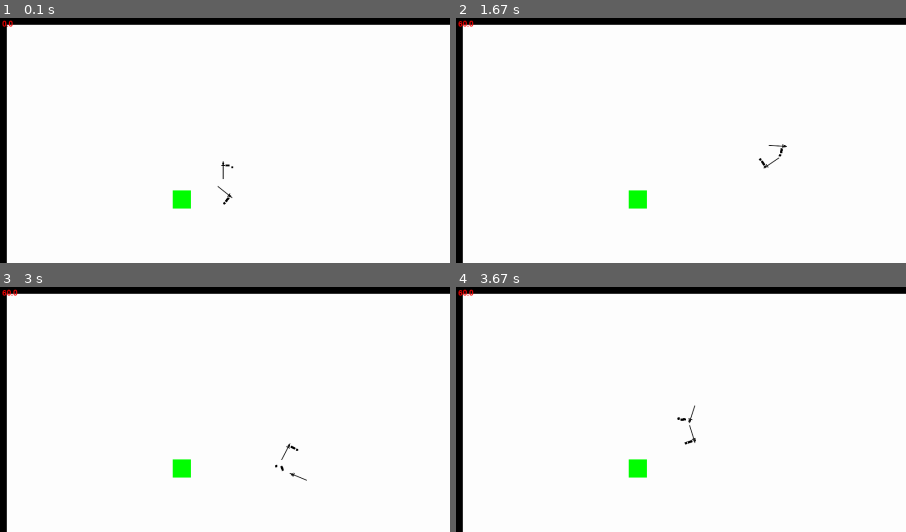
Above: before the commit, frames 1-4 (two rows, left to right).
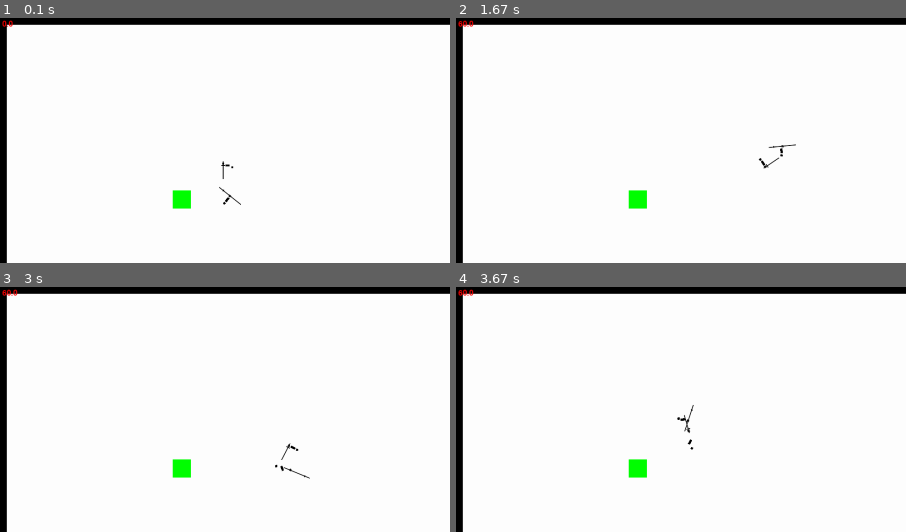
Above: after the commit, the same moments.

Repository: LeBoku/tds
Game: pygame game, started from src/tds.py
The game is run twice, just before and just after one commit, with the same random seed, the same clock (stepped at 60 frames per second) and the same inputs.
Inputs (mouse positions are % of the whole screen's width and height, from its top left):
- Up to frame 1 (0.1 s): no input
- Up to frame 2 (1.67 s): hold D 0.33-0.8 s; move the mouse to (46, 54) at 0.37 s; click (51, 57) at 0.88 s; hold W 1.17-1.47 s; click (26, 51) at 1.25 s; hold D from 1.5 s (still down); click (19, 35) at 1.58 s
- Up to frame 3 (3 s): release D at 1.97 s; hold A 2-2.53 s; click (19, 73) at 2.08 s; hold S 2.57-2.87 s; click (87, 85) at 2.65 s; hold A from 2.9 s (still down); click (62, 59) at 2.98 s
- Up to frame 4 (3.67 s): release A at 3.3 s; hold W from 3.33 s (still down); click (24, 13) at 3.42 s
The pictures show only the part of the screen within x 0-50%, y 0-50%; the shares and areas given below are measured in that part.

The runs differ from the first frame. In frame 1, less than 0.1% of the frame differs, in the area x 48-54%, y 68-77%; in frame 2, less than 0.1%; in frame 3, less than 0.1%; in frame 4, 0.2%, in the area x 50-54%, y 48-67%.

Commit message:
made enemy attack on contact

Diff:
--- a/src/map/characters/enemy/enemyAi.py
+++ b/src/map/characters/enemy/enemyAi.py
@@ -1,7 +1,7 @@
 from map.ai import Ai
 
 from store.perception import PerceptionListener
-from store.enums import PerceptionTypes
+from store.enums import PerceptionTypes, MoveTypes
 
 from map.characters.player.playerController import PlayerController
 
@@ -10,6 +10,7 @@
 	def __init__(self, character, map):
 		super().__init__(character, map)
 		self.thresholdToPlayer = 50
+		self.isAttacking = False
 
 	def setUpPerceptionListeners(self):
 		def isSeeingPlayer(perception):
@@ -21,6 +22,27 @@
 
 		self.perceptionListeners.append(PerceptionListener(isSeeingPlayer, onSeeingPlayer))
 
+		def isCloseToPlayer(perception):
+			distanceToPlayer = self.getDistanceVectorToMapEntity(self.character.map.player).length()
+			return distanceToPlayer <= self.thresholdToPlayer
+
+		def onCloseToPlayer(perception):
+			self.attackPlayer()
+
+		self.perceptionListeners.append(PerceptionListener(isCloseToPlayer, onCloseToPlayer))
+
+	def attackPlayer(self):
+		if not self.isAttacking:
+			move = self.character.moveSetController.getMove(MoveTypes.attackFast)
+			move.start()
+
+			self.isAttacking = True
+
+			move.listenForEnd(lambda: self.onEndOfAttack())
+
+	def onEndOfAttack(self):
+		self.isAttacking = False
+
 	def lookTowardsPlayer(self):
 		self.lookTowardsEntity(self.character.map.player)
 
--- a/src/map/characters/player/playerController.py
+++ b/src/map/characters/player/playerController.py
@@ -87,7 +87,7 @@
 
 	def setUpSubEntities(self):
 		super().setUpSubEntities()
-		self.weapon = weapons.LongSword(CharacterParts.weapon, self.rightHand, self)
+		self.weapon = weapons.Spear(CharacterParts.weapon, self.rightHand, self)
 
 	def _startOrQAttack(self, attackType):
 		activeMove = self.getActiveAttackMove()
